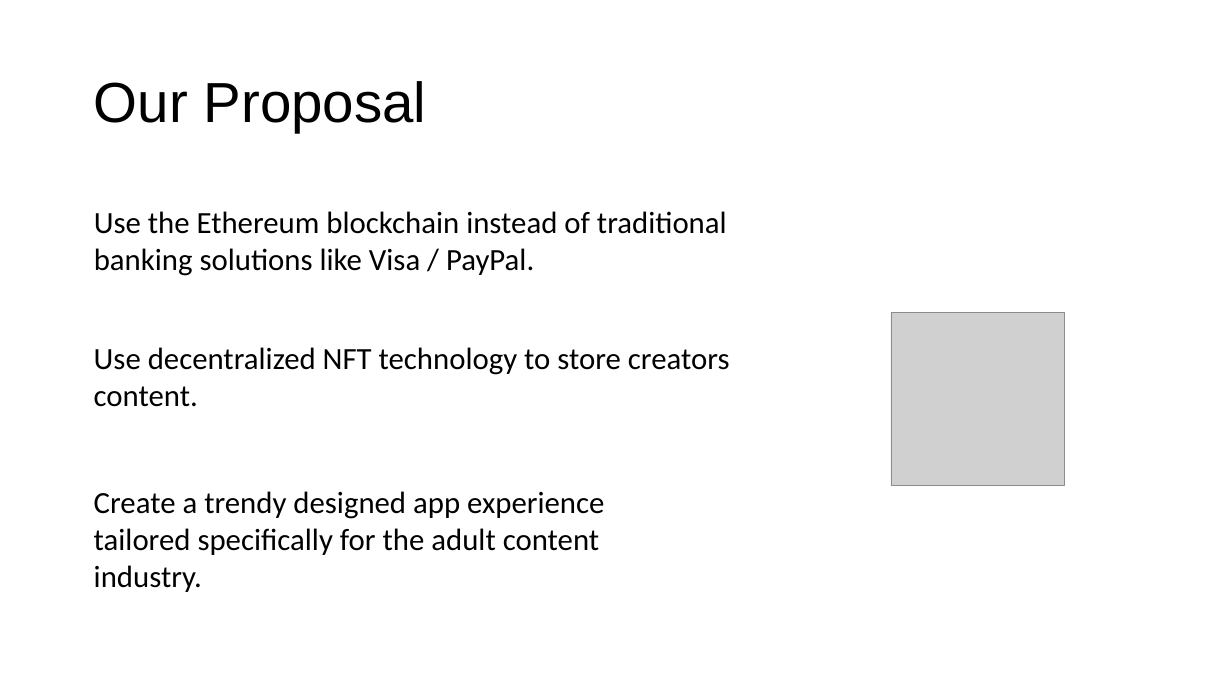
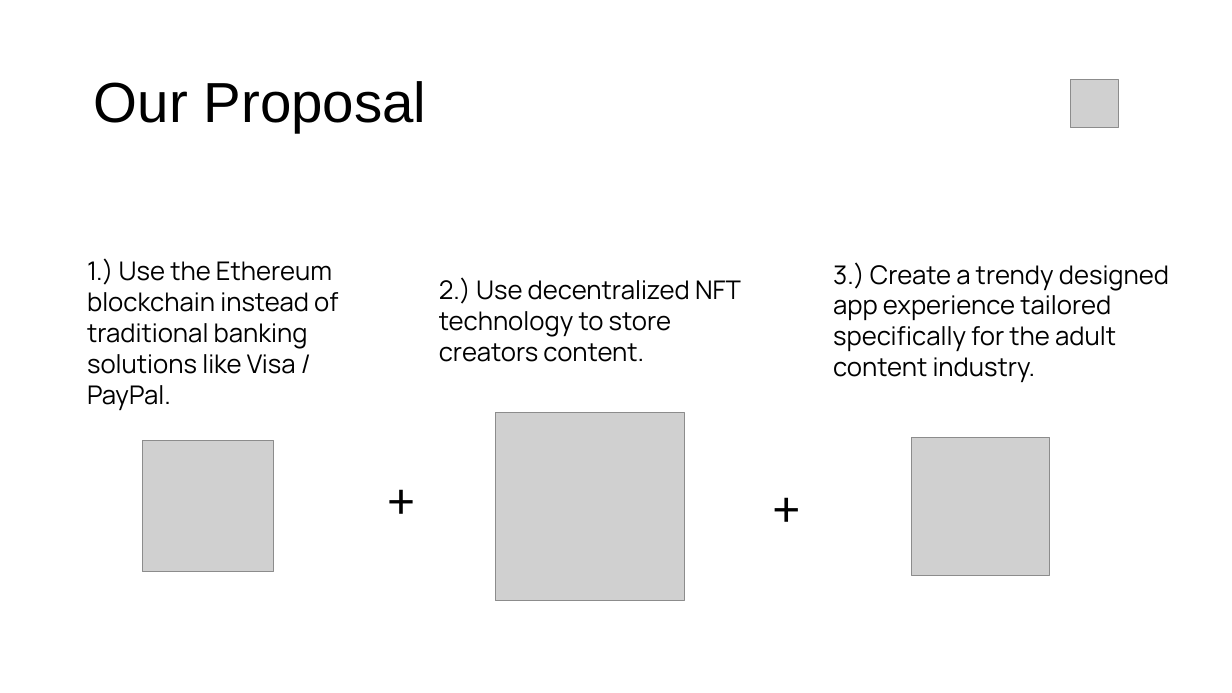
Before and after one commit to own-me/nude-pitch, a slide deck: slide 3 of own-me-pitch.pptx. Drawn at 1232x693 pixels with LibreOffice and Linux fonts; fonts in the diff are those of the drawing; grey boxes stand for pictures. Boxes give left, top, right and bottom in pixels: in the first picture for what was removed or moved away, otherwise in the second. Text is boxed around its words. In the diff, an @@ line names an element or a change of style, - is before the commit and + after.

```diff
--- a/own-me-pitch.pptx
+++ b/own-me-pitch.pptx
@@ picture added at (x1=1070, y1=79, x2=1118, y2=128) @@
@@ text at (x1=87, y1=258, x2=338, y2=410): text changed; size 24 to 20 pt; font Calibri to Manrope @@
-Use the Ethereum blockchain instead of traditional banking solutions like Visa / PayPal.
+1.) Use the Ethereum blockchain instead of traditional banking solutions like Visa / PayPal.
@@ text at (x1=833, y1=262, x2=1169, y2=382): text changed; size 24 to 20 pt; font Calibri to Manrope @@
-Create a trendy designed app experience tailored specifically for the adult content industry.
+3.) Create a trendy designed app experience tailored specifically for the adult content industry.
@@ text at (x1=439, y1=277, x2=741, y2=362): text changed; size 24 to 20 pt; font Calibri to Manrope @@
-Use decentralized NFT technology to store creators content.
+2.) Use decentralized NFT technology to store creators content.
@@ picture added at (x1=495, y1=412, x2=684, y2=601) @@
@@ picture resized from (x1=891, y1=312, x2=1064, y2=485) to (x1=142, y1=441, x2=274, y2=572) @@
@@ picture added at (x1=912, y1=437, x2=1050, y2=575) @@
@@ text added at (x1=380, y1=463, x2=426, y2=534), 40 pt, text #000000 @@
++
@@ text added at (x1=764, y1=471, x2=811, y2=543), 40 pt, text #000000 @@
++
```
Also in this commit, not shown: 2 slides added, 1 slide removed.
